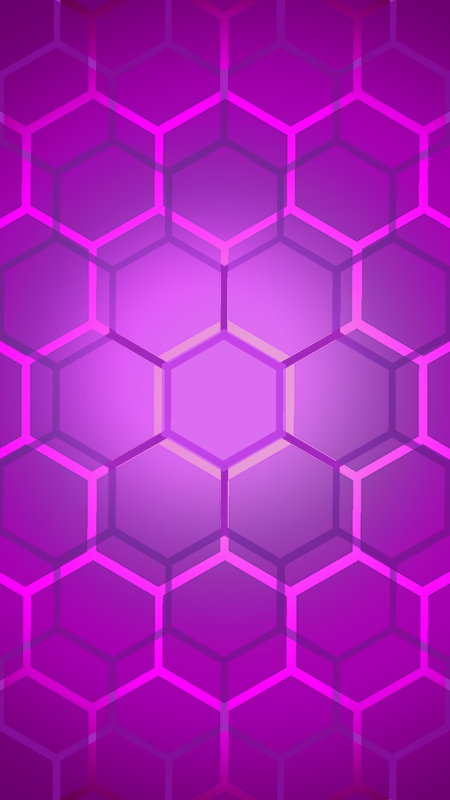
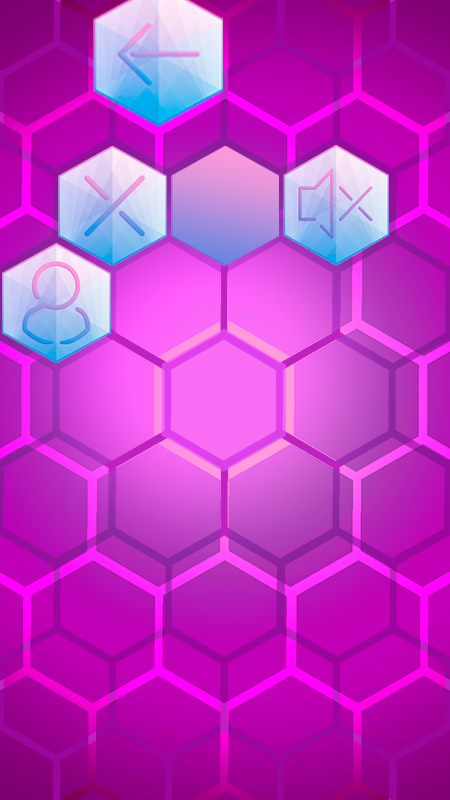
Before/after of a 450×800 layered artwork. What changed in the layer stack:
added layer "hex_but_profile" above "hex_but_close" over box(2, 243, 111, 363)
added layer "hex_but_close" above "hex_but_press" over box(58, 146, 167, 266)
added layer "hex_but_press" above "hex_but_voloff" over box(171, 147, 279, 266)
renamed "Camada 0" to "hex_but_voloff", moved it above "hex_but_back_right", painted on it over box(0, 0, 450, 800)
added layer "hex_but_back_right" above "hex_but_volon" over box(93, 0, 223, 127)
renamed "Hex Base" to "hex_but_volon", moved it above "right_glass_original", painted on it over box(0, 0, 450, 800)
renamed "Hex Float" to "right_glass_original", hid it, painted on it over box(0, 0, 450, 800)
added layer "Camada 0" over box(0, 0, 450, 800)
